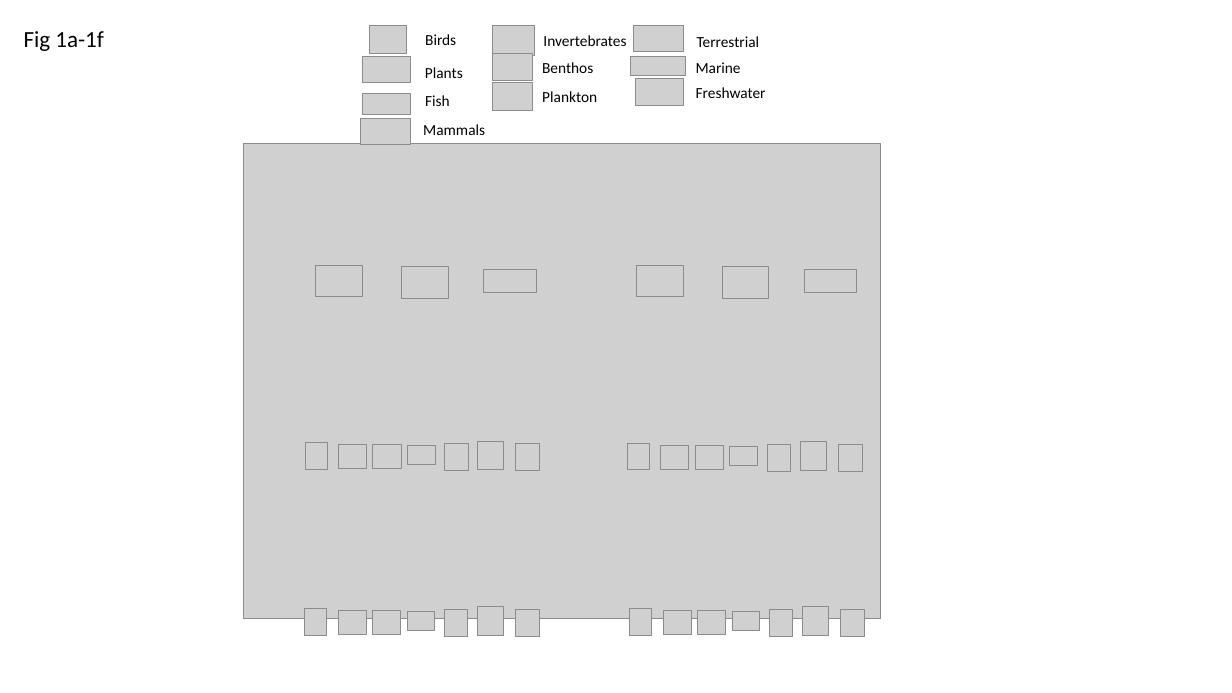
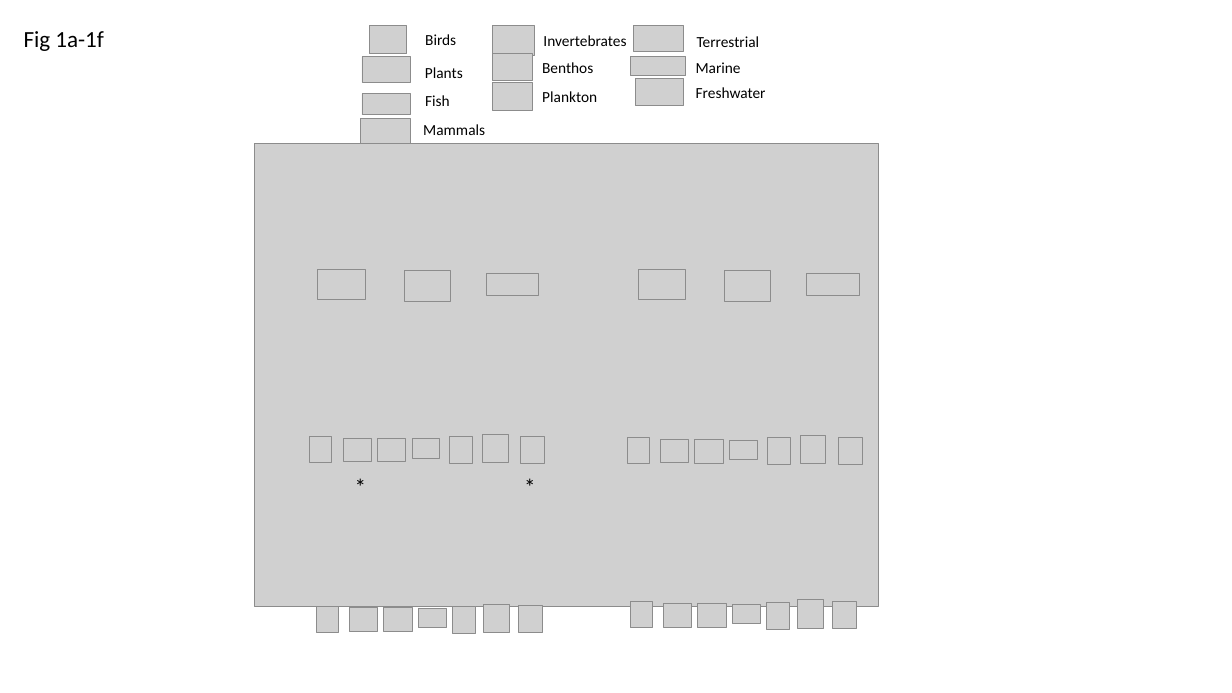
Before and after one commit to hurlbertlab/core-transient, a slide deck: slide 3 of output/plots/all_figs_with_legends.pptx. Drawn at 1232x693 pixels with LibreOffice and Linux fonts; fonts in the diff are those of the drawing; grey boxes stand for pictures. Boxes give left, top, right and bottom in pixels: in the first picture for what was removed or moved away, otherwise in the second. Text is boxed around its words. In the diff, an @@ line names an element or a change of style, - is before the commit and + after.

```diff
--- a/output/plots/all_figs_with_legends.pptx
+++ b/output/plots/all_figs_with_legends.pptx
@@ picture resized from (x1=244, y1=144, x2=881, y2=619) to (x1=255, y1=144, x2=879, y2=607) @@
@@ picture moved from (x1=484, y1=270, x2=537, y2=293) to (x1=486, y1=274, x2=539, y2=297) @@
@@ picture moved from (x1=805, y1=270, x2=858, y2=293) to (x1=807, y1=274, x2=860, y2=297) @@
@@ text added at (x1=346, y1=469, x2=373, y2=506), 18 pt, text #000000 @@
+*
@@ text added at (x1=515, y1=469, x2=543, y2=506), 18 pt, text #000000 @@
+*
@@ 5 pictures moved together from (x1=305, y1=609, x2=468, y2=636) to (x1=316, y1=606, x2=476, y2=633) @@
@@ 8 pictures moved together from (x1=305, y1=441, x2=540, y2=636) to (x1=310, y1=434, x2=544, y2=633) @@
@@ 11 pictures moved together from (x1=516, y1=442, x2=862, y2=636) to (x1=518, y1=435, x2=862, y2=632) @@
@@ picture moved from (x1=732, y1=612, x2=760, y2=631) to (x1=733, y1=604, x2=761, y2=624) @@
@@ picture moved from (x1=770, y1=609, x2=793, y2=636) to (x1=767, y1=603, x2=790, y2=629) @@
@@ picture moved from (x1=802, y1=607, x2=828, y2=636) to (x1=798, y1=600, x2=823, y2=628) @@
@@ picture moved from (x1=841, y1=609, x2=865, y2=636) to (x1=833, y1=602, x2=857, y2=628) @@
```
Also in this commit, not shown: 1 other slide changed, 11 other files.
